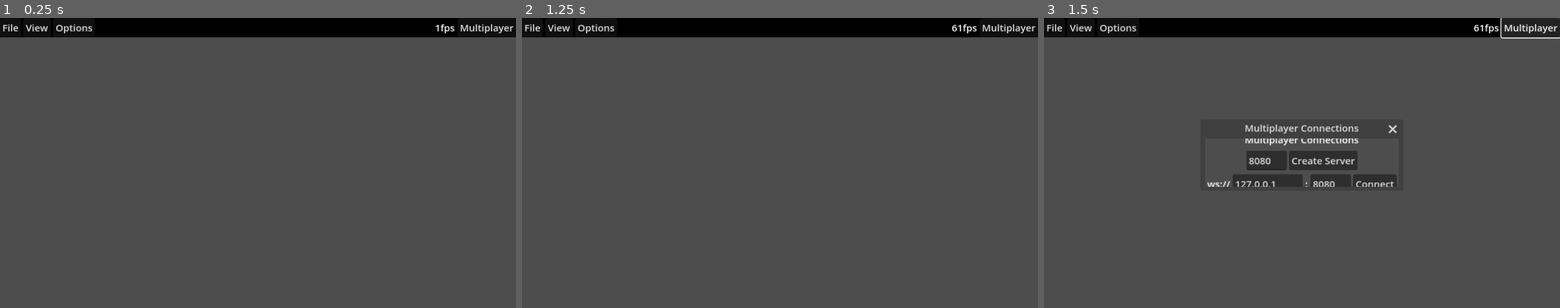
Above: before the commit, frames 1-3 (left to right).
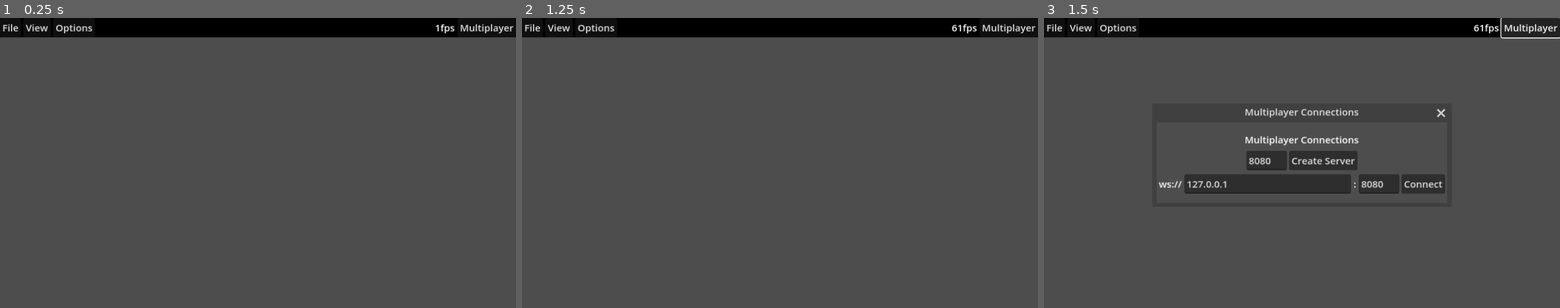
Above: after the commit, the same moments.

Repository: ryanabx/tabletop-engine
Game: Godot game, scene res://src/scenes/game_elements/board_manager.tscn
Same seed, same stepped clock (60 frames per second), same inputs: the game is played once before the commit and once after it.
Inputs (mouse positions are in pixels of both pictures, inside the frame that each line leads up to):
- Up to frame 1 (0.25 s): no input
- Up to frame 2 (1.25 s): tap Enter at 0.5 s; move the mouse to (893, 148) at 0.52 s; tap S (camera_down) at 0.6 s; click (893, 148) at 0.67 s
- Up to frame 3 (1.5 s): click "Multiplayer" at 1.25 s

Frames 1-2 are identical in both runs. In frame 3, 2.3% of the frame differs, in the area x 22-78%, y 31-61%.

Commit message:
More changes

Diff:
--- a/src/scenes/dialogs/dialogs.tscn
+++ b/src/scenes/dialogs/dialogs.tscn
@@ -35,10 +35,9 @@
 [node name="MplayConfigWindow" type="Window" parent="."]
 title = "Multiplayer Connections"
 initial_position = 2
-size = Vector2i(480, 120)
+size = Vector2i(720, 200)
 visible = false
 transient = true
-exclusive = true
 popup_window = true
 script = ExtResource("4_1kg71")
 
@@ -107,5 +106,6 @@
 layout_mode = 2
 text = "Connect"
 
+[connection signal="close_requested" from="MplayConfigWindow" to="MplayConfigWindow" method="_on_close_requested"]
 [connection signal="pressed" from="MplayConfigWindow/Container/VBoxContainer/HBoxContainer2/CreateServer" to="MplayConfigWindow" method="_on_create_server_pressed"]
 [connection signal="pressed" from="MplayConfigWindow/Container/VBoxContainer/HBoxContainer/CreateClient" to="MplayConfigWindow" method="_on_create_client_pressed"]
--- a/src/scripts/dialogs/mplay_config_window.gd
+++ b/src/scripts/dialogs/mplay_config_window.gd
@@ -20,3 +20,7 @@
 	if MultiplayerManager.create_client(int(port), ip):
 		hide()
 		get_tree().reload_current_scene()
+
+
+func _on_close_requested() -> void:
+	hide()
--- a/src/scripts/ui/menu_bar.gd
+++ b/src/scripts/ui/menu_bar.gd
@@ -53,7 +53,6 @@
 		file.add_submenu_item("Reset", "reset", 1)
 		reset_submenu.add_item("Reset Tabletop", 10)
 		reset_submenu.add_item("Reset Camera", 11)
-	file.add_item("Exit to Title Screen", 2)
 	file.add_item("Exit Open Boardgame Framework", 4)
 
 func view_menu() -> void:
@@ -93,7 +92,6 @@
 		3: export_config()
 		10: Globals.get_shared_tabletop_manager().load_game_config(Globals.get_current_game())
 		11: Globals.get_shared_tabletop_manager().camera_controller.reset_camera()
-		2: get_tree().change_scene_to_file("res://src/scenes/pages/title_screen.tscn")
 		4: get_tree().quit()
 
 func view_pressed(id: int) -> void:
